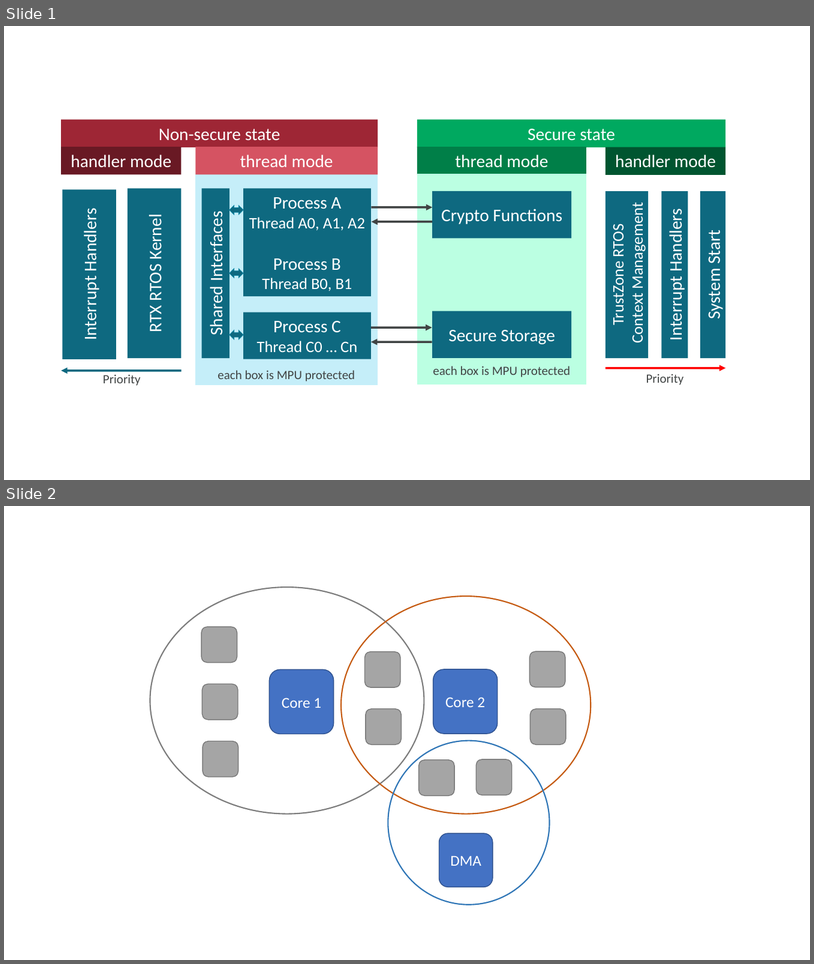
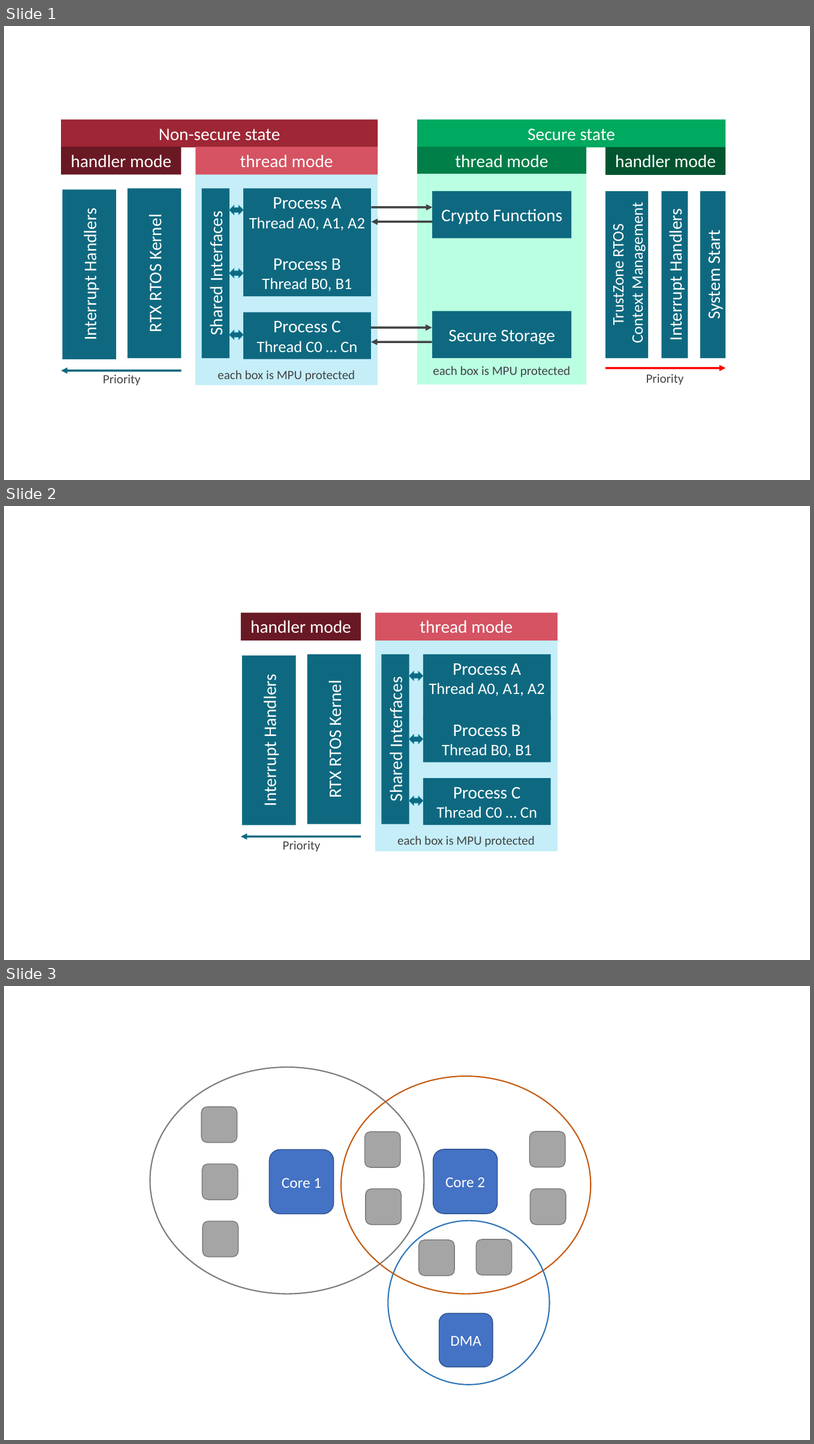
Before and after one commit to ARM-software/CMSIS_5, a slide deck: CMSIS/DoxyGen/Zone/src/images/images.odp. Shown one above the other, each under a label of ours: slides 1 and 2 before the commit, slides 1, 2 and 3 after it. The pictures are 814x964 and 814x1444 pixels, drawn with LibreOffice and Linux fonts; fonts in the diff are those of the drawing. Boxes give left, top, right and bottom in pixels: in the first picture for what was removed or moved away, otherwise in the second. Text is boxed around its words. In the diff, an @@ line names an element or a change of style, - is before the commit and + after.

```diff
--- a/CMSIS/DoxyGen/Zone/src/images/images.odp
+++ b/CMSIS/DoxyGen/Zone/src/images/images.odp
@@ slide 2 added at box(4, 506, 810, 960), background #FFFFFF @@
@@ rectangle added at box(241, 612, 362, 640), fill #691924, 21 pt, text #FFFFFF @@
+handler mode
@@ rectangle added at box(375, 612, 558, 640), fill #D55362, 21 pt, text #FFFFFF @@
+thread mode
@@ freeform shape added at box(375, 640, 558, 851), fill #C5EEF9 @@
@@ rectangle added at box(242, 656, 296, 825), fill #0E6980, 21 pt, text #FFFFFF @@
+Interrupt Handlers
@@ rectangle added at box(308, 655, 361, 824), fill #0E6980, 21 pt, text #FFFFFF @@
+RTX RTOS Kernel
@@ rectangle added at box(381, 654, 410, 823), fill #0E6980, 21 pt, text #FFFFFF @@
+Shared Interfaces
@@ rectangle added at box(423, 654, 551, 720), fill #0E6980, 19 pt, text #FFFFFF @@
+Process A
+Thread A0, A1, A2
@@ freeform shape added at box(410, 671, 423, 681), fill #0E6980, outline #128CAB 0.51 pt @@
@@ rectangle added at box(423, 715, 551, 762), fill #0E6980, 19 pt, text #FFFFFF @@
+Process B
+Thread B0, B1
@@ freeform shape added at box(410, 734, 423, 744), fill #0E6980, outline #128CAB 0.51 pt @@
@@ rectangle added at box(423, 778, 551, 825), fill #0E6980, 19 pt, text #FFFFFF @@
+Process C
+Thread C0 … Cn
@@ freeform shape added at box(410, 796, 423, 805), fill #0E6980, outline #128CAB 0.51 pt @@
@@ arrow added from (361, 837) to (241, 837), #0E6980 2.49 pt @@
@@ text added at box(283, 840, 321, 852), 15 pt, text #414444 @@
+Priority
@@ text added at box(398, 835, 534, 847), 15 pt, text #414444 @@
+each box is MPU protected
@@ what was slide 2 is now slide 3 @@
```
Also in this commit, not shown: 3 other files.
